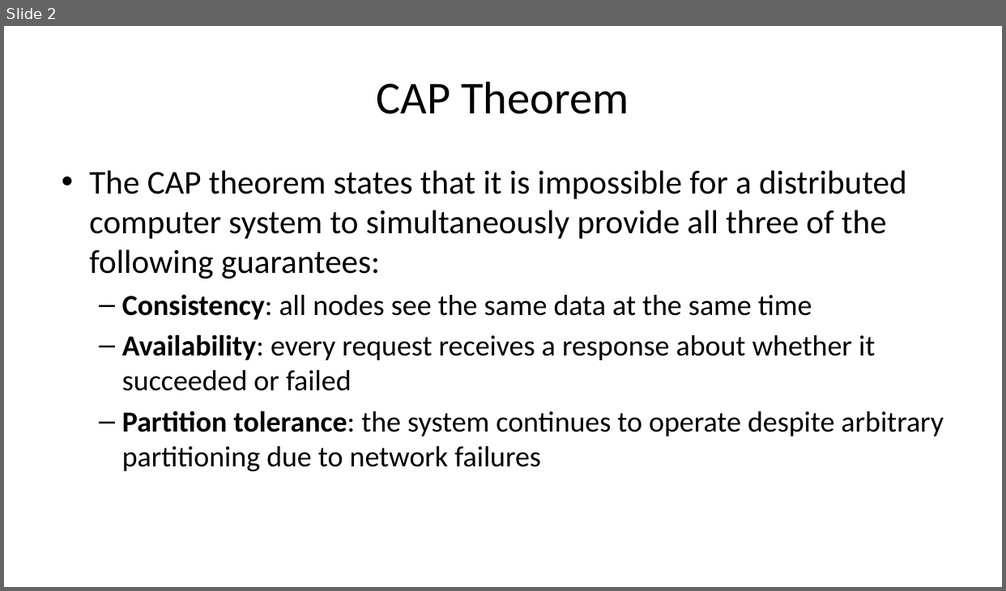
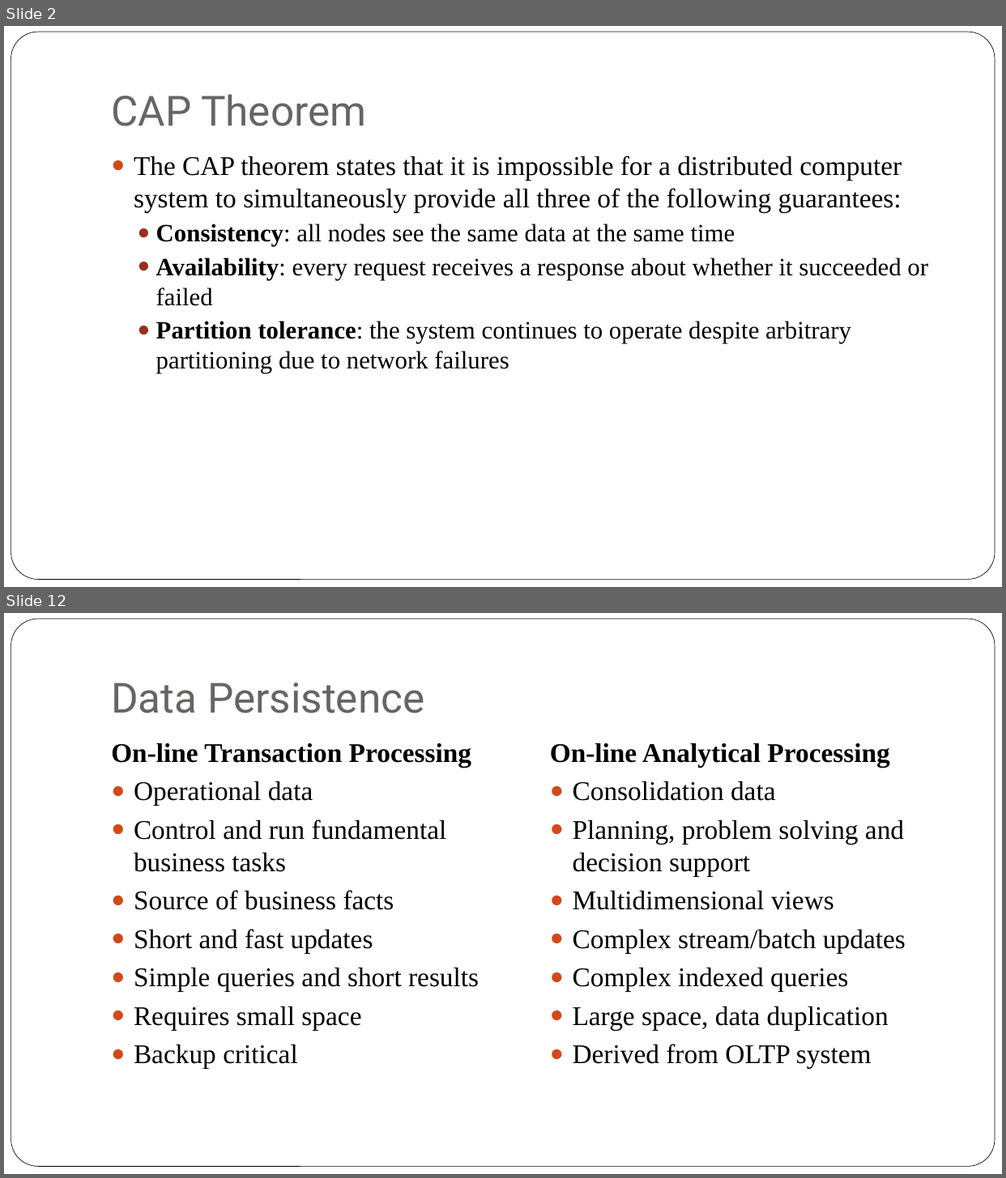
Before and after one commit to iskandersierra/DevSharp, a slide deck: Docs/Distributed Architecture.pptx. Shown one above the other, each under a label of ours: slide 2 before the commit, slides 2 and 12 after it; the slides between them are not shown. The pictures are 1006x591 and 1006x1178 pixels, drawn with LibreOffice and Linux fonts; fonts in the diff are those of the drawing. Boxes give left, top, right and bottom in pixels: in the first picture for what was removed or moved away, otherwise in the second. Text is boxed around its words. In the diff, an @@ line names an element or a change of style, - is before the commit and + after.

Commit message:
Updated document Distributed Architecture.pptx

```diff
--- a/Docs/Distributed Architecture.pptx
+++ b/Docs/Distributed Architecture.pptx
@@ slide 12 added at <box>4,613,1002,1174</box>, background #FFFFFF; not listed: 1 template element that a slide beside it also shows @@
@@ title added at <box>111,683,424,713</box>, 40 pt, text #696464 @@
+Data Persistence
@@ text added at <box>111,743,479,1069</box>, 26 pt, text #000000 @@
+On-line Transaction Processing
+● Operational data
+● Control and run fundamental business tasks
+● Source of business facts
+● Short and fast updates
+● Simple queries and short results
+● Requires small space
+● Backup critical
@@ text added at <box>550,743,906,1069</box>, 26 pt, text #000000 @@
+On-line Analytical Processing
+● Consolidation data
+● Planning, problem solving and decision support
+● Multidimensional views
+● Complex stream/batch updates
+● Complex indexed queries
+● Large space, data duplication
+● Derived from OLTP system
@@ slide 2 changed as well @@
@@ rounded rectangle added at <box>10,32,995,580</box>, fill #FFFFFF, outline #000000 0.5 pt @@
@@ title "CAP Theorem": place and size @@
-title "CAP Theorem" at <box>377,81,629,114</box>
+title "CAP Theorem" at <box>111,94,366,126</box>
@@ title "CAP Theorem" at <box>111,94,366,126</box>: size 44 to 40 pt, font Calibri to Roboto, text colour #000000 to #696464; alignment centre to left; vertical alignment middle to bottom @@
@@ text "The CAP theorem states that ...": place and size @@
-text "The CAP theorem states that ..." at <box>89,170,944,472</box>
+text "The CAP theorem states that ..." at <box>134,156,928,373</box>
@@ text "The CAP theorem states that ..." at <box>134,156,928,373</box>: size 32 to 26 pt in "The CAP theorem states that it is ..."; font Calibri to Times New Roman; size 28 to 24 pt in "Consistency: all nodes see the same data ...", "Availability: every request receives a response about ...", "Partition tolerance: the system continues to operate ..."; bullet • to ●; bullet – to ●; less space between paragraphs @@
```
Also in this commit, not shown: 13 other slides changed, 8 other slides added, 2 slides removed.
